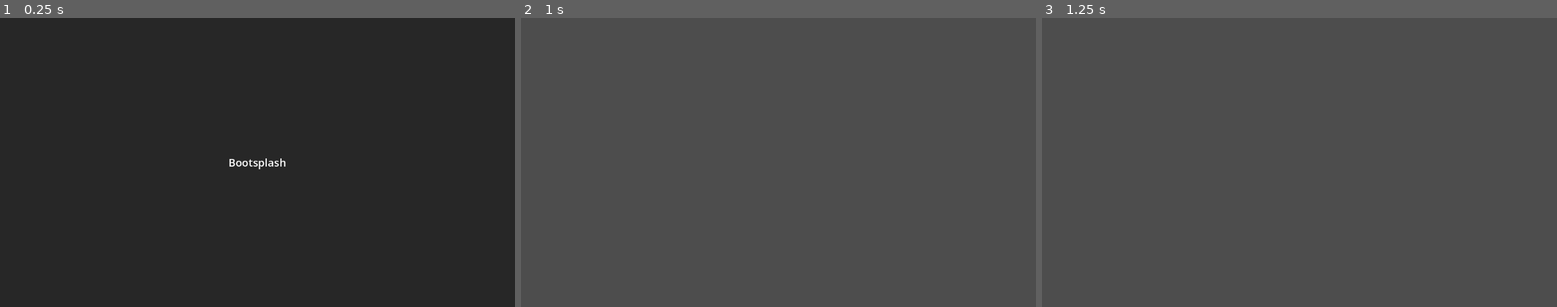
Above: before the commit, frames 1-3 (left to right).
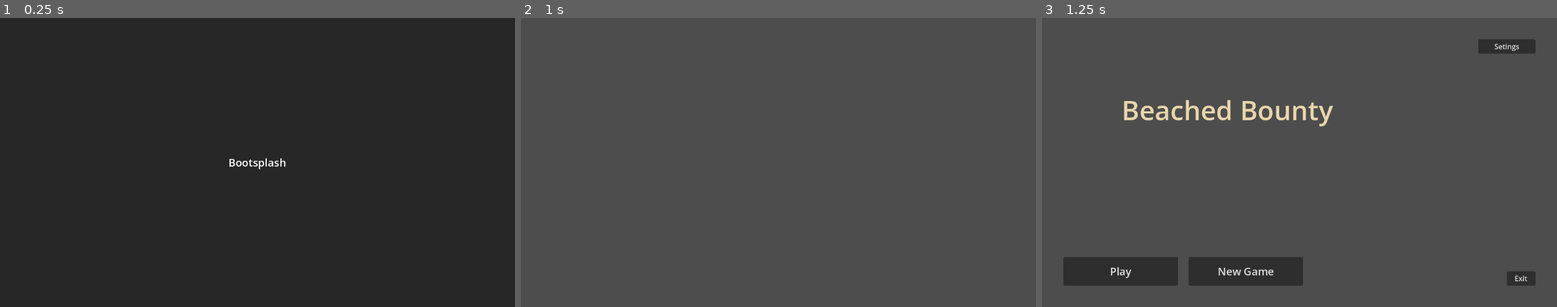
Above: after the commit, the same moments.

Repository: MoroAJoseph/ComfyJam2026
Game: Godot game, scene res://core/bootstrapper/main/main.tscn
The game is run twice, just before and just after one commit, with the same random seed, the same clock (stepped at 60 frames per second) and the same inputs.
Inputs (mouse positions are in pixels of both pictures, inside the frame that each line leads up to):
- Up to frame 1 (0.25 s): no input
- Up to frame 2 (1 s): tap Enter at 0.5 s; move the mouse to (891, 148) at 0.52 s; hold D from 0.53 s (still down); tap Backspace at 0.6 s; click (891, 148) at 0.67 s
- Up to frame 3 (1.25 s): keep holding D

Frames 1-2 are identical in both runs. In frame 3, 6.2% of the frame differs, in the area x 4-96%, y 7-93%.

Commit message:
main menu wireframe

Diff:
--- a/game/core/game/game.tscn
+++ b/game/core/game/game.tscn
@@ -13,6 +13,7 @@
 [ext_resource type="Script" uid="uid://cft0i211xkqop" path="res://core/game/ui_layers/hud.gd" id="9_6fyre"]
 [ext_resource type="Script" uid="uid://r8kfjtj7l2ie" path="res://core/game/ui_layers/menus.gd" id="10_o7dow"]
 [ext_resource type="Script" uid="uid://bdsp2c5jdk4w" path="res://core/game/ui_layers/loading.gd" id="11_lnsb0"]
+[ext_resource type="PackedScene" uid="uid://cgktoxp5sc2gd" path="res://ui/menus/main/main_menu.tscn" id="13_gwttv"]
 
 [node name="Game" type="Node" unique_id=1336756076]
 script = ExtResource("1_23swt")
@@ -57,11 +58,7 @@
 layer = 2
 script = ExtResource("10_o7dow")
 
-[node name="MainMenu" type="Control" parent="UI/MenusLayer" unique_id=1651469456]
-layout_mode = 3
-anchors_preset = 0
-offset_right = 40.0
-offset_bottom = 40.0
+[node name="MainMenu" parent="UI/MenusLayer" unique_id=286715484 instance=ExtResource("13_gwttv")]
 
 [node name="PauseMenu" type="Control" parent="UI/MenusLayer" unique_id=409953011]
 layout_mode = 3
--- a/game/core/game/states/title.gd
+++ b/game/core/game/states/title.gd
@@ -27,9 +27,6 @@
 			true
 		)
 	)
-
-	print_debug("TEMP: Leaving title in 1 second")
-	get_tree().create_timer(1.0).timeout.connect(func(): _transition_to_world())
 
 func exit() -> void:
 	EventBus.emit(
--- /dev/null
+++ b/game/ui/menus/main/main_menu.gd
@@ -0,0 +1,32 @@
+extends Control
+
+@onready var _new_game_button: Button = %NewGame
+@onready var _play_button: Button = %Play
+@onready var _settings_button: Button = %Settings
+@onready var _exit_button: Button = %Exit
+
+# ===
+# Built-In
+# ===
+
+func _ready() -> void:
+	_new_game_button.pressed.connect(_on_new_game_pressed)
+	_play_button.pressed.connect(_on_play_pressed)
+	_settings_button.pressed.connect(_on_settings_pressed)
+	_exit_button.pressed.connect(_on_exit_pressed)
+
+# ===
+# Signals
+# ===
+
+func _on_new_game_pressed() -> void:
+	EventBus.emit(UIEvent.MainMenu.new(UIEvent.MainMenuAction.NEW))
+
+func _on_play_pressed() -> void:
+	EventBus.emit(UIEvent.MainMenu.new(UIEvent.MainMenuAction.PLAY))
+
+func _on_settings_pressed() -> void:
+	EventBus.emit(UIEvent.MainMenu.new(UIEvent.MainMenuAction.SETTINGS))
+
+func _on_exit_pressed() -> void:
+	EventBus.emit(UIEvent.MainMenu.new(UIEvent.MainMenuAction.EXIT))
--- /dev/null
+++ b/game/ui/menus/main/main_menu.tscn
@@ -0,0 +1,92 @@
+[gd_scene format=3 uid="uid://cgktoxp5sc2gd"]
+
+[ext_resource type="Theme" uid="uid://bhfpo06nr1oxg" path="res://ui/ui_wireframe.tres" id="1_86e05"]
+[ext_resource type="Script" uid="uid://citn8qxjvqslo" path="res://ui/menus/main/main_menu.gd" id="2_xfwjj"]
+
+[node name="MainMenu" type="Control" unique_id=286715484]
+layout_mode = 3
+anchors_preset = 15
+anchor_right = 1.0
+anchor_bottom = 1.0
+grow_horizontal = 2
+grow_vertical = 2
+theme = ExtResource("1_86e05")
+script = ExtResource("2_xfwjj")
+
+[node name="SafeArea" type="MarginContainer" parent="." unique_id=1618002687]
+layout_mode = 1
+anchors_preset = 15
+anchor_right = 1.0
+anchor_bottom = 1.0
+grow_horizontal = 2
+grow_vertical = 2
+theme_override_constants/margin_left = 48
+theme_override_constants/margin_top = 48
+theme_override_constants/margin_right = 48
+theme_override_constants/margin_bottom = 48
+
+[node name="SafeContent" type="Control" parent="SafeArea" unique_id=623651564]
+layout_mode = 2
+
+[node name="PrimaryCTA" type="HBoxContainer" parent="SafeArea/SafeContent" unique_id=1314483932]
+layout_mode = 1
+anchors_preset = 2
+anchor_top = 1.0
+anchor_bottom = 1.0
+offset_top = -64.0
+offset_right = 516.0
+grow_vertical = 0
+theme_override_constants/separation = 24
+
+[node name="Play" type="Button" parent="SafeArea/SafeContent/PrimaryCTA" unique_id=1533646207]
+unique_name_in_owner = true
+custom_minimum_size = Vector2(256, 64)
+layout_mode = 2
+theme_override_font_sizes/font_size = 24
+text = "Play"
+
+[node name="NewGame" type="Button" parent="SafeArea/SafeContent/PrimaryCTA" unique_id=210260665]
+unique_name_in_owner = true
+custom_minimum_size = Vector2(256, 64)
+layout_mode = 2
+theme_override_font_sizes/font_size = 24
+text = "New Game"
+
+[node name="Exit" type="Button" parent="SafeArea/SafeContent" unique_id=1231832397]
+unique_name_in_owner = true
+custom_minimum_size = Vector2(64, 32)
+layout_mode = 1
+anchors_preset = 3
+anchor_left = 1.0
+anchor_top = 1.0
+anchor_right = 1.0
+anchor_bottom = 1.0
+offset_left = -64.0
+offset_top = -32.0
+grow_horizontal = 0
+grow_vertical = 0
+text = "Exit"
+
+[node name="Settings" type="Button" parent="SafeArea/SafeContent" unique_id=920850566]
+unique_name_in_owner = true
+custom_minimum_size = Vector2(128, 32)
+layout_mode = 1
+anchors_preset = 1
+anchor_left = 1.0
+anchor_right = 1.0
+offset_left = -128.0
+offset_bottom = 32.0
+grow_horizontal = 0
+text = "Setings"
+
+[node name="Title" type="Label" parent="SafeArea/SafeContent" unique_id=337323665]
+layout_mode = 0
+offset_left = 130.0
+offset_top = 116.0
+offset_right = 603.0
+offset_bottom = 199.0
+theme_override_colors/font_color = Color(0.9137255, 0.84313726, 0.6745098, 1)
+theme_override_font_sizes/font_size = 60
+text = "Beached Bounty"
+horizontal_alignment = 1
+vertical_alignment = 1
--- /dev/null
+++ b/game/ui/ui_wireframe.tres
@@ -0,0 +1,3 @@
+[gd_resource type="Theme" format=3 uid="uid://bhfpo06nr1oxg"]
+
+[resource]
Not shown, added: game/ui/menus/main/main_menu.gd.uid
Not shown, changed: game/kanban_tasks_data.kanban
